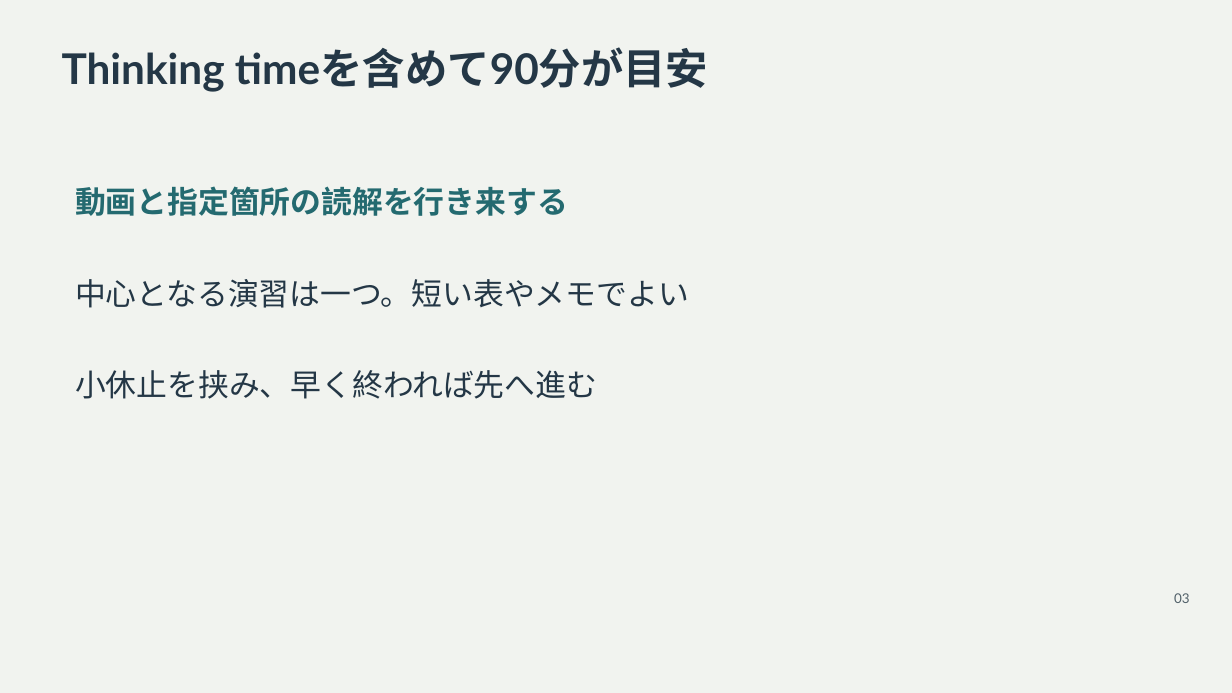
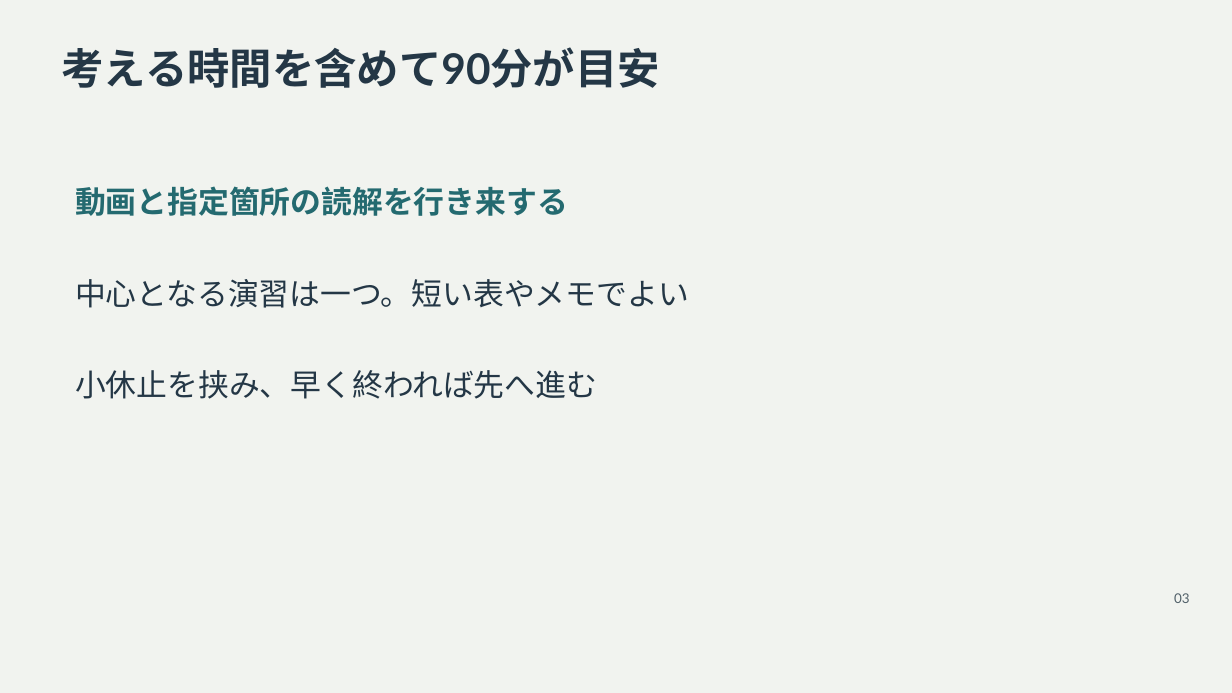
Before and after one commit to zooc-14calbp/industrial-education-ii, a slide deck: slide 3 of lessons/10/slides.pptx. Drawn at 1232x693 pixels with LibreOffice and Linux fonts; fonts in the diff are those of the drawing. Boxes give left, top, right and bottom in pixels: in the first picture for what was removed or moved away, otherwise in the second. Text is boxed around its words. In the diff, an @@ line names an element or a change of style, - is before the commit and + after.

```diff
--- a/lessons/10/slides.pptx
+++ b/lessons/10/slides.pptx
@@ text at [62,47,660,88]: text changed @@
-Thinking timeを含めて90分が目安
+考える時間を含めて90分が目安
```
Also in this commit, not shown: 1 other slide changed, 26 other files.
